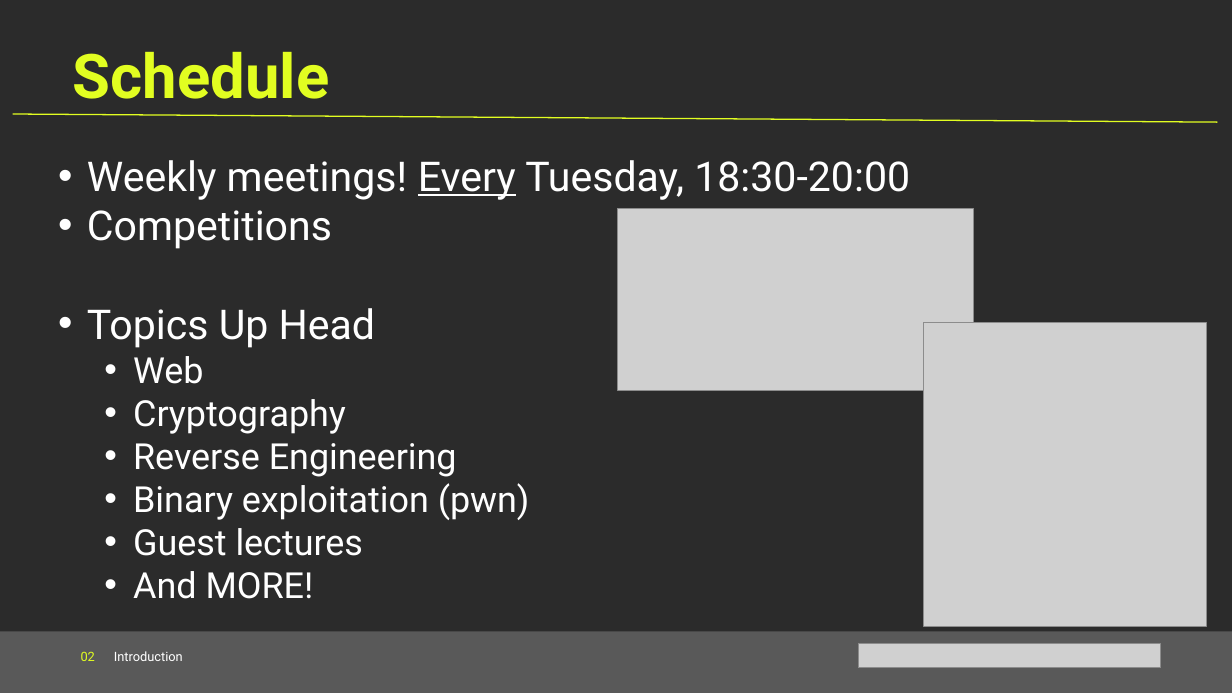
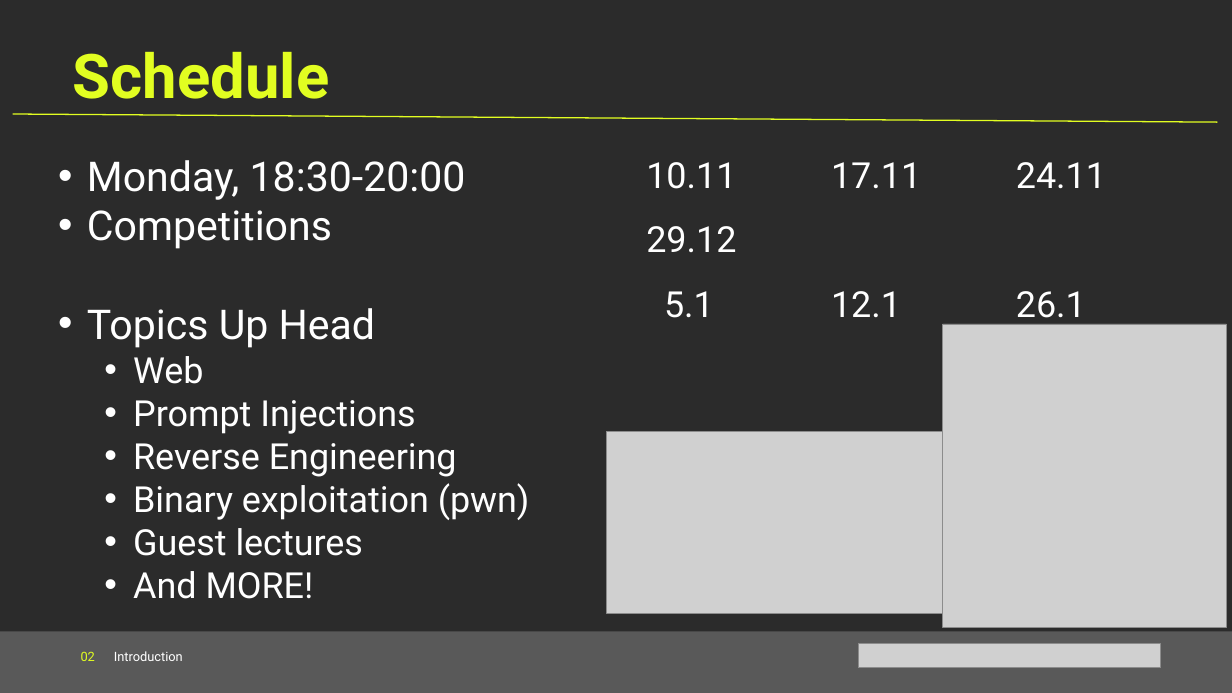
Before and after one commit to Technipwn/Technipwn.github.io, a slide deck: slide 4 of files/introduction.pptx. Drawn at 1232x693 pixels with LibreOffice and Linux fonts; fonts in the diff are those of the drawing; grey boxes stand for pictures; background and template pictures are left out; a plain dark background stands for a picture behind light text. Boxes give left, top, right and bottom in pixels: in the first picture for what was removed or moved away, otherwise in the second. Text is boxed around its words. In the diff, an @@ line names an element or a change of style, - is before the commit and + after.

```diff
--- a/files/introduction.pptx
+++ b/files/introduction.pptx
@@ text at (87, 160, 466, 200): text changed @@
-• Weekly meetings! Every Tuesday, 18:30-20:00
+• Monday, 18:30-20:00
@@ text added at (646, 162, 1106, 326), 28 pt, text #FFFFFF @@
+10.11 17.11 24.11
+29.12
+5.1 12.1 26.1
@@ picture: place and size @@
-picture at (923, 323, 1207, 626)
+picture at (943, 324, 1226, 628)
@@ text at (133, 400, 415, 434): text changed @@
-  • Cryptography
+  • Prompt Injections
@@ picture: place and size @@
-picture at (617, 208, 973, 390)
+picture at (607, 432, 963, 614)
```
Also in this commit, not shown: 3 other slides changed, 3 slides removed, 22 other files.
